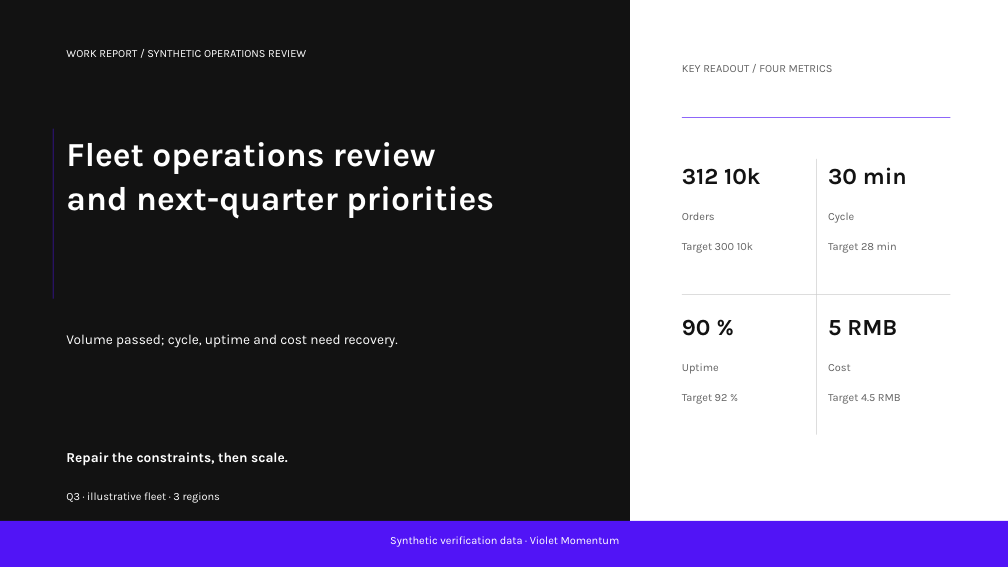
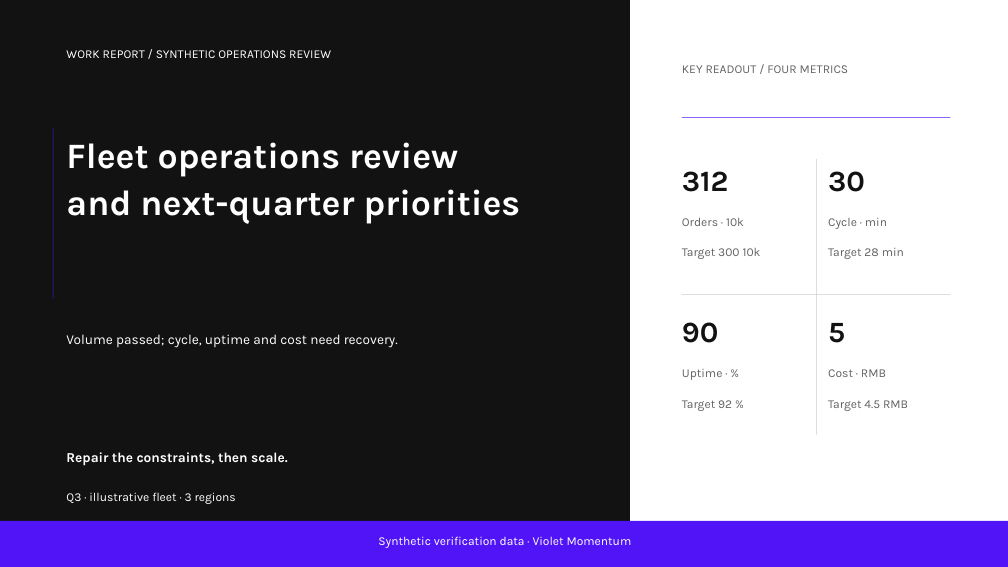
Before and after one commit to hustcer/pptx-nova, a slide deck: slide 1 of pptx-nova/assets/examples/deckkits/violet-momentum/deck.pptx. Drawn at 1008x567 pixels with LibreOffice and Linux fonts; fonts in the diff are those of the drawing. Boxes give left, top, right and bottom in pixels: in the first picture for what was removed or moved away, otherwise in the second. Text is boxed around its words. In the diff, an @@ line names an element or a change of style, - is before the commit and + after.

Commit message:
fix(pptx-nova): refine Violet Momentum visual hierarchy
- Raise supporting evidence to 11.5pt, body text to 14pt, and key values
  to 28pt; separate cover quantities from unit-bearing labels.
- Share native table padding and emphasis with fitted cell plans, expand
  summary space, and complete the three-metric cover composition.
- Label completion independently from project health, explain position
  scales, clarify diagnosis values, and unify violet decision emphasis.
- Publish the 0.2.0 candidate contract, regenerate slot budgets and curated
  PPTX previews, and add reviewed vision baselines and regressions.
- Keep local critique archives ignored and link acceptance records to the
  maintained golden review.

Validation:
- Full suite: 672 passed, 39 conditional skips, no failures.
- Reviewed 48 golden, alternative, stress, and mixed-language slides;
  canonical and vision checks passed with no high/medium/low findings.
- Verified ZIP/XML relationships, chart caches and embedded workbooks;
  PowerPoint clean-open and complete native export passed.
- Smoke, slot consistency, content-leak audit, live benchmark/readiness,
  strict public audit, design projections, and showcase reproducibility passed.

```diff
--- a/pptx-nova/assets/examples/deckkits/violet-momentum/deck.pptx
+++ b/pptx-nova/assets/examples/deckkits/violet-momentum/deck.pptx
@@ text "Fleet operations review" at [66,142,521,224]: size 32 to 34 pt @@
@@ text at [682,171,729,192]: text changed; size 22 to 28 pt @@
-312 10k
+312
@@ text at [828,171,865,192]: text changed; size 22 to 28 pt @@
-30 min
+30
@@ text at [682,218,744,226]: text changed; size 10.5 to 11.5 pt @@
-Orders
+Orders · 10k
@@ text at [828,218,887,229]: text changed; size 10.5 to 11.5 pt @@
-Cycle
+Cycle · min
@@ size 10.5 to 11.5 pt in 8 elements at [66,50,331,58], [682,65,849,73], [66,492,236,504], [378,536,632,548], [682,400,732,411], [828,400,908,411], [682,248,761,259], [828,248,904,259] @@
@@ text at [682,322,718,343]: text changed; size 22 to 28 pt @@
-90 %
+90
@@ text at [828,323,845,343]: text changed; size 22 to 28 pt @@
-5 RMB
+5
@@ text at [682,369,723,380]: text changed; size 10.5 to 11.5 pt @@
-Uptime
+Uptime · %
@@ text at [828,369,886,377]: text changed; size 10.5 to 11.5 pt @@
-Cost
+Cost · RMB
```
Also in this commit, not shown: 9 other slides changed, 26 other files.
